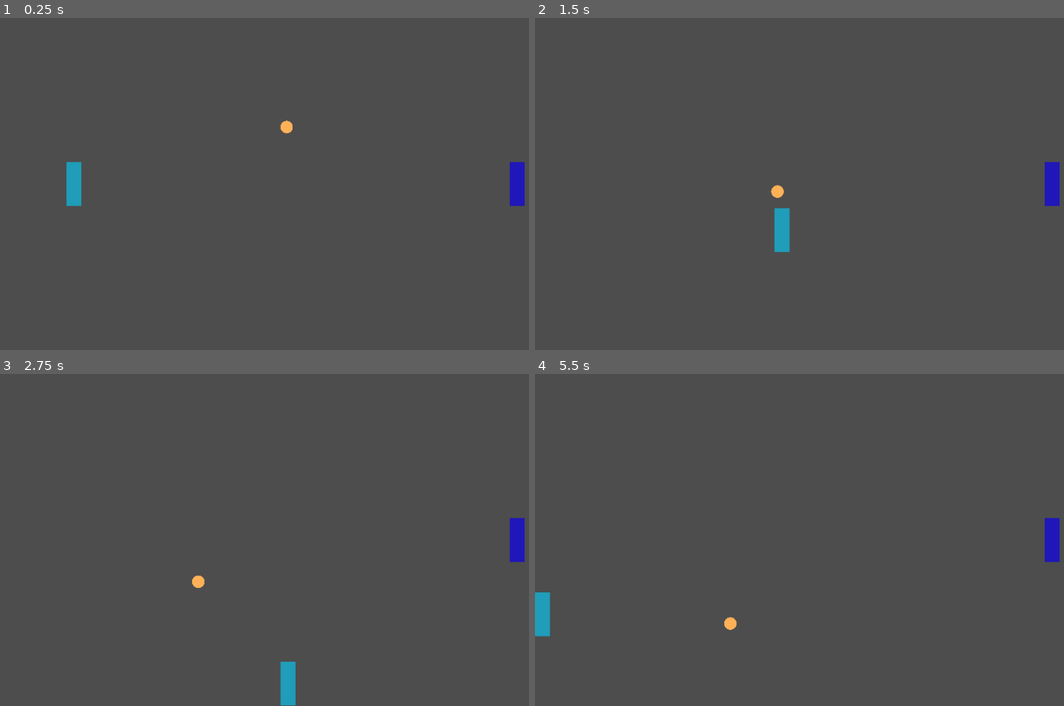
Above: before the commit, frames 1-4 (two rows, left to right).
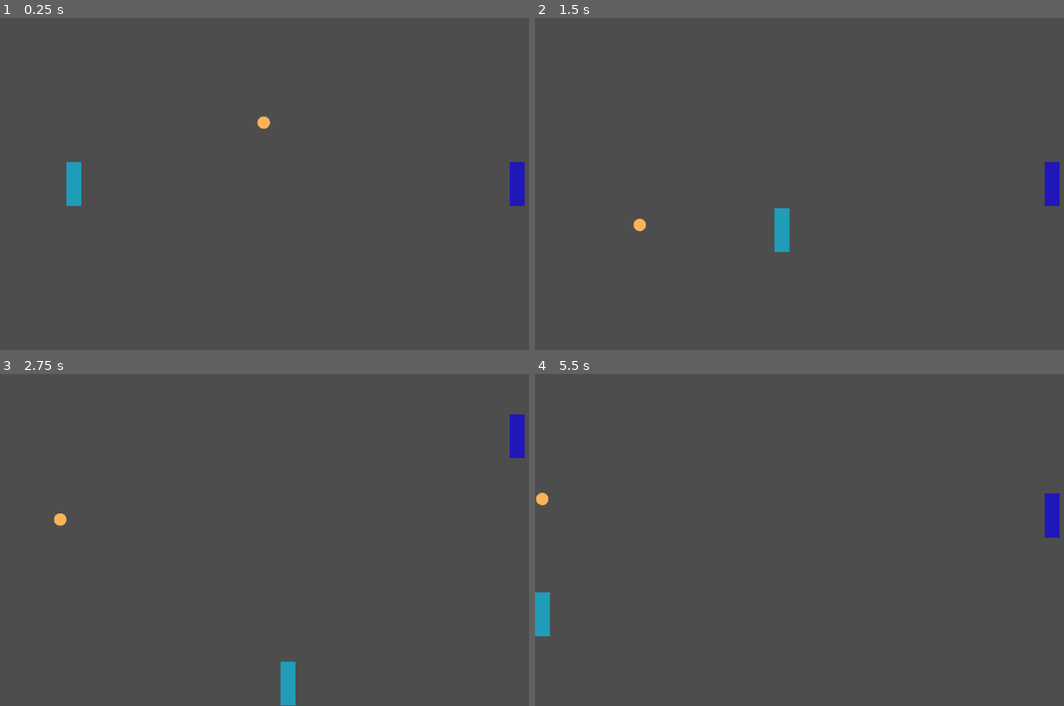
Above: after the commit, the same moments.

Repository: Spkyb/My_Godot_Games
Game: Godot game, scene res://scenes/main_scene.tscn
The game is run twice, just before and just after one commit, with the same random seed, the same clock (stepped at 60 frames per second) and the same inputs.
Inputs:
- Up to frame 1 (0.25 s): no input
- Up to frame 2 (1.5 s): hold Right (ui_right) 0.53-1.28 s; hold Down (ui_down) from 1.28 s (still down)
- Up to frame 3 (2.75 s): release Down (ui_down) at 2.03 s; hold Right (ui_right) from 2.03 s (still down)
- Up to frame 4 (5.5 s): release Right (ui_right) at 2.78 s; hold Up (ui_up) 2.78-3.53 s; hold Left (ui_left) 3.53-5.03 s; hold Down (ui_down) from 5.03 s (still down)

The runs differ from the first frame. In frame 1, 0.2% of the frame differs, in the area x 48-56%, y 29-35%; in frame 2, 0.1%; in frame 3, 0.9%, in the area x 10-100%, y 12-65%; in frame 4, 0.6%.

Commit message:
添加了rival
现在是无敌的ai对手，可以及时的到达位置，把球打过去
修改一些参数

Diff:
--- a/Second_Ping _Pong/scripts/Global.gd
+++ b/Second_Ping _Pong/scripts/Global.gd
@@ -1,6 +1,8 @@
 extends Node
 
+@onready var Ball_scene : PackedScene = preload("res://scenes/ball.tscn")
+
 var ball_direction = Vector2() # 球的运动方向
-
+var ball
 func _ready():
-	randomize()
+	randomize()#随机数
--- a/Second_Ping _Pong/scripts/ball.gd
+++ b/Second_Ping _Pong/scripts/ball.gd
@@ -1,12 +1,13 @@
+
 extends Node2D
 
 #外部可以直接修改的变量
-@export var speed : int = 5
+@export var speed : int = 6
 
 func _ready():
 	# 随机给球一个方向
 	Global.ball_direction.x = randf_range(-1,1)
-	Global.ball_direction.y = randf_range(-1,1)
+	Global.ball_direction.y = randf_range(-0.3,0.3)
 
 func _process(delta):
 
--- a/Second_Ping _Pong/scripts/main_scene.gd
+++ b/Second_Ping _Pong/scripts/main_scene.gd
@@ -1,7 +1,7 @@
 extends Node2D
 
 @onready var player_scene : PackedScene = preload("res://scenes/player.tscn")
-@onready var Ball_scene : PackedScene = preload("res://scenes/ball.tscn")
+
 @onready var Rival_scene : PackedScene = preload("res://scenes/rival.tscn")
 
 
@@ -13,9 +13,9 @@
 	player.position.y = get_viewport_rect().size.y / 2
 	add_child(player)
 	# 添加乒乓球
-	var ball = Ball_scene.instantiate()
-	ball.position = get_viewport_rect().size / 2
-	add_child(ball)
+	Global.ball = Global.Ball_scene.instantiate()
+	Global.ball.position = get_viewport_rect().size / 2
+	add_child(Global.ball)
 	# 添加AI对手
 	var rival = Rival_scene.instantiate()
 	rival.position.x = get_viewport_rect().size.x - player.position.x
--- a/Second_Ping _Pong/scripts/rival.gd
+++ b/Second_Ping _Pong/scripts/rival.gd
@@ -5,16 +5,22 @@
 var vec = Vector2()
 var screen_size
 
+
 func _ready():
 	# 获得屏幕尺寸
 	screen_size = get_viewport_rect().size
 
 func _process(delta):
-
-	position += vec.normalized() * speed * delta * 80
-
-
-
+	if Global.ball_direction.x >= 0:
+		rival_move(delta)
 	# 防止离开rival离开屏幕
 	position.x = clamp(position.x, screen_size.x / 2 + 13, screen_size.x - 13)
 	position.y = clamp(position.y, 39, screen_size.y - 39)
+
+func rival_move(delta):
+	var ball_x_distance = position.x - Global.ball.position.x
+	var ball_y_distance = position.y - Global.ball.position.y
+	var ball_direction_y_distance = ball_x_distance * Global.ball_direction.y / Global.ball_direction.x
+	vec.y = ball_direction_y_distance - ball_y_distance
+	if abs(vec.y) > 10 :# 防止rival抖动
+		position += vec.normalized() * speed * delta * 80
